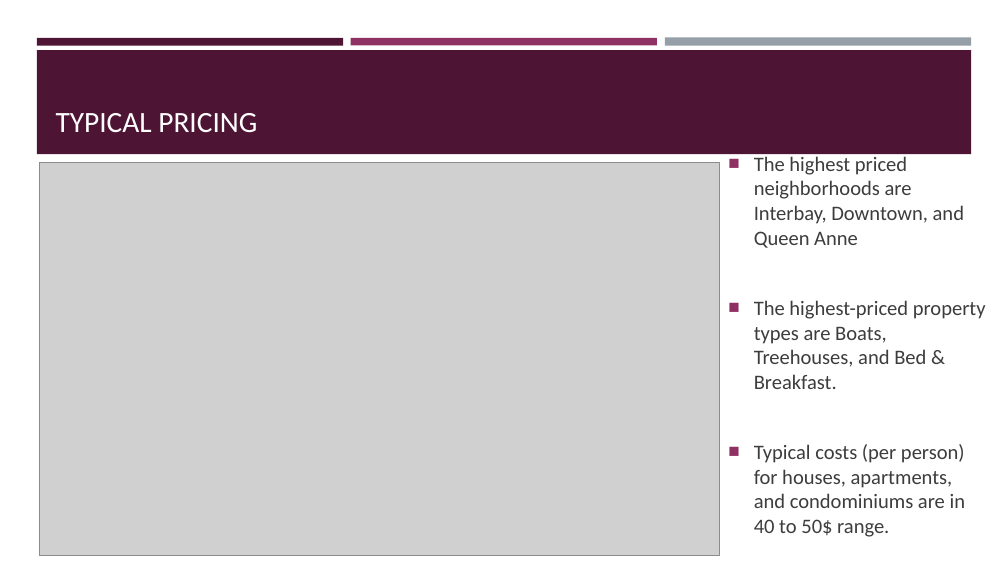
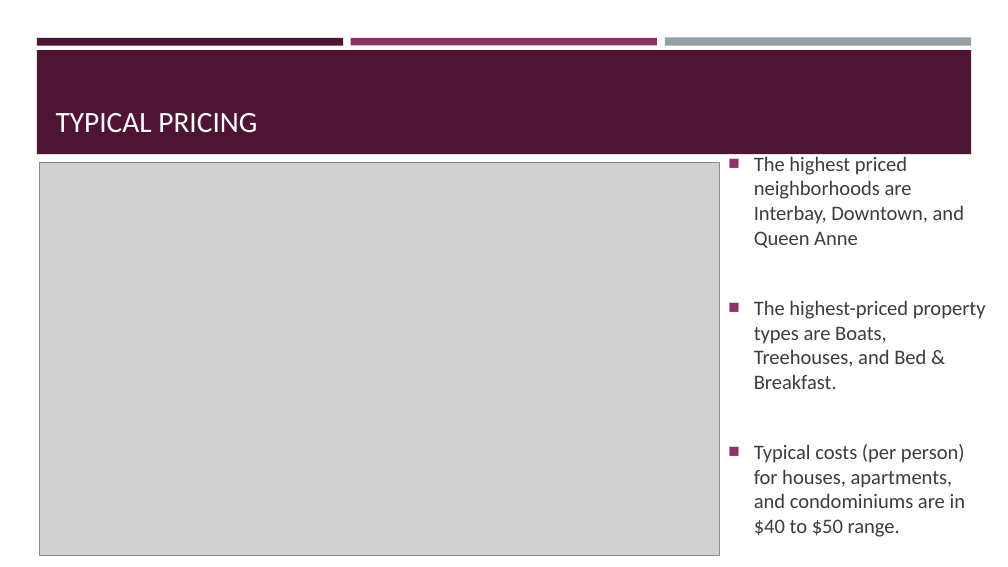
Before and after one commit to ivanovdmitri/Seattle_Airbnb_2017_DI, a slide deck: slide 6 of Seattle_Airbnb_2017_DI.pptx. Drawn at 1008x567 pixels with LibreOffice and Linux fonts; fonts in the diff are those of the drawing; grey boxes stand for pictures. Boxes give left, top, right and bottom in pixels: in the first picture for what was removed or moved away, otherwise in the second. Text is boxed around its words. In the diff, an @@ line names an element or a change of style, - is before the commit and + after.

Commit message:
Add files via upload
Fixing some typos

```diff
--- a/Seattle_Airbnb_2017_DI.pptx
+++ b/Seattle_Airbnb_2017_DI.pptx
@@ text at [754, 444, 966, 537]: text changed @@
-■ Typical costs (per person) for houses, apartments, and condominiums are in 40 to 50$ range.
+■ Typical costs (per person) for houses, apartments, and condominiums are in $40 to $50 range.
```
Also in this commit, not shown: 1 other slide changed.
